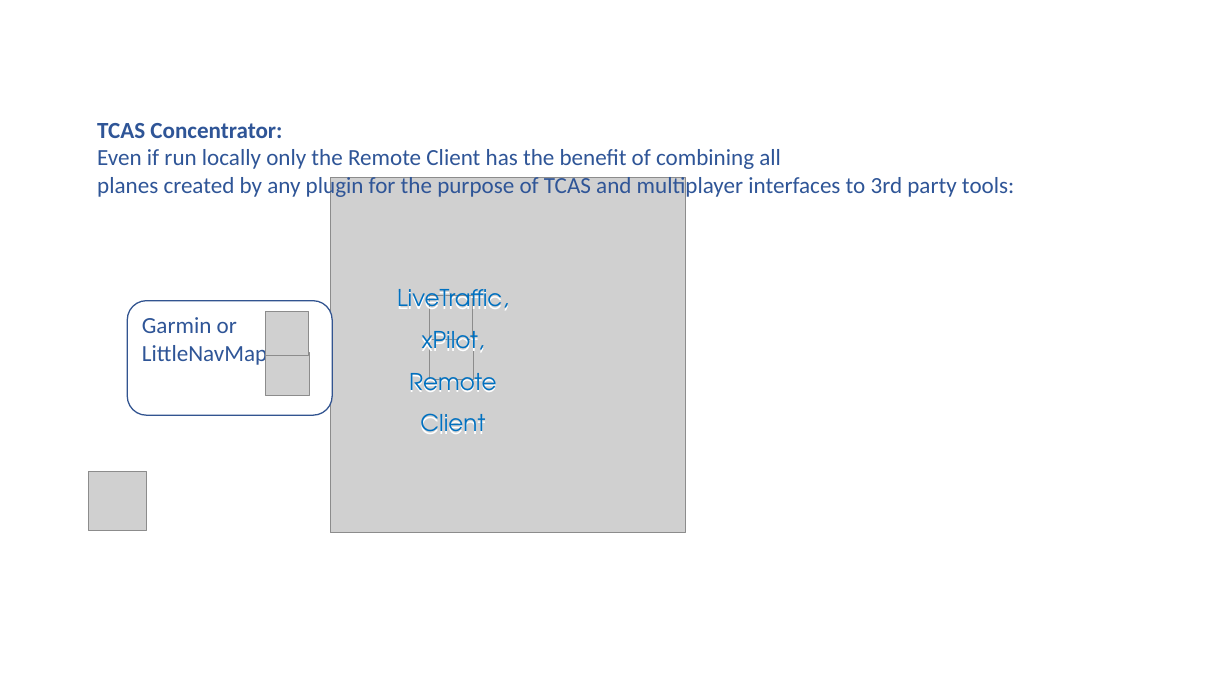
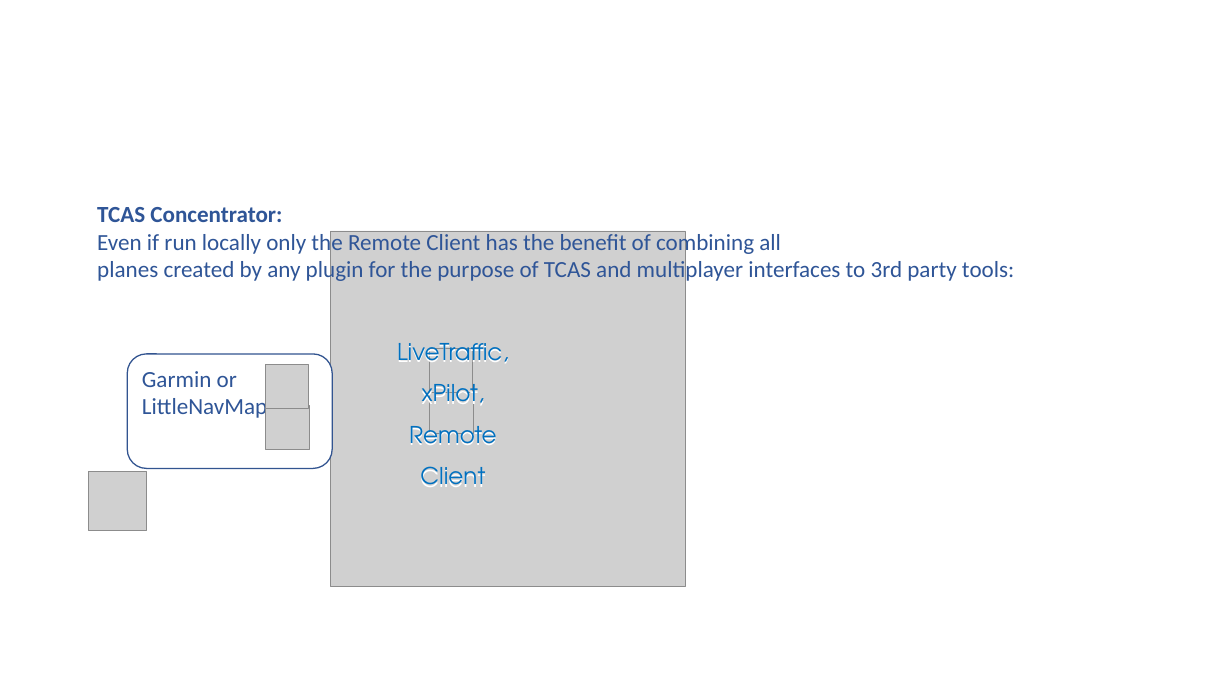
Before and after one commit to TwinFan/XPMP2, a slide deck: slide 6 of docs/XPMP2 Remote Architecture.pptx (slide 5 before the commit). Drawn at 1232x693 pixels with LibreOffice and Linux fonts; fonts in the diff are those of the drawing; grey boxes stand for pictures. Boxes give left, top, right and bottom in pixels: in the first picture for what was removed or moved away, otherwise in the second. Text is boxed around its words. In the diff, an @@ line names an element or a change of style, - is before the commit and + after.

Commit message:
Documentation updates especially around the Remote functionality, #22

```diff
--- a/docs/XPMP2 Remote Architecture.pptx
+++ b/docs/XPMP2 Remote Architecture.pptx
@@ text "TCAS Concentrator:": place and size @@
-text "TCAS Concentrator:" at [97,123,1014,200]
+text "TCAS Concentrator:" at [97,207,1014,284]
@@ 4 pictures, 1 text, 1 rounded rectangle: place and size @@
-4 pictures, 1 text, 1 rounded rectangle at [128,177,686,532]
+4 pictures, 1 text, 1 rounded rectangle at [128,231,686,586]
@@ picture: place and size @@
-picture at [429,296,472,339]
+picture at [429,348,472,392]
```
Also in this commit, not shown: 2 other slides changed, 1 slide added, 46 other files.
